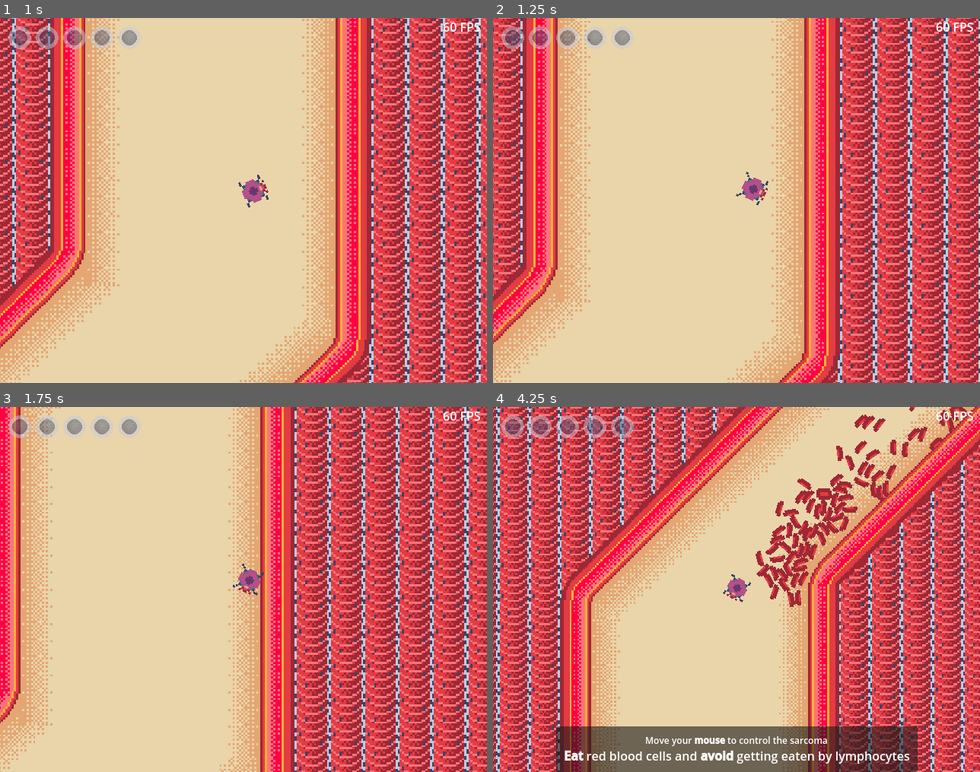
Above: before the commit, frames 1-4 (two rows, left to right).
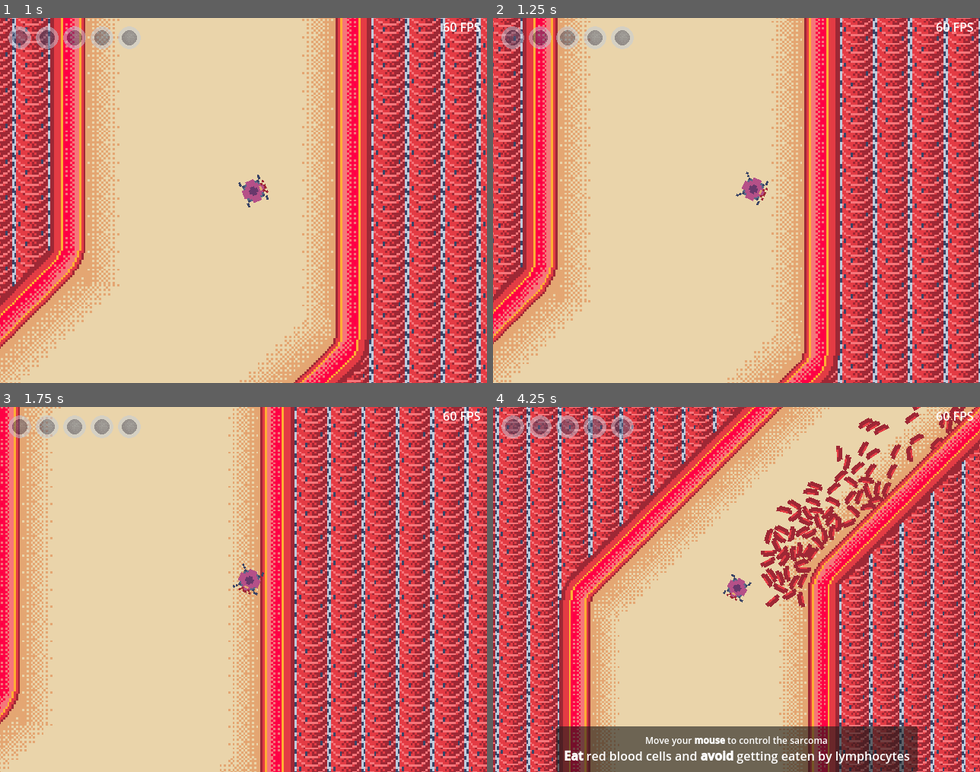
Above: after the commit, the same moments.

Repository: BertrandBordage/Bloody-Sarcoma
Game: Godot game, scene res://level_0.tscn
The game is run twice, just before and just after one commit, with the same random seed, the same clock (stepped at 60 frames per second) and the same inputs. Sound files missing from this copy of the repository are replaced by a short silence.
Inputs (mouse positions are in pixels of both pictures, inside the frame that each line leads up to):
- Up to frame 1 (1 s): move the mouse to (350, 182) at 0.52 s; click (350, 182) at 0.67 s
- Up to frame 2 (1.25 s): no input
- Up to frame 3 (1.75 s): drag from (146, 607) to (277, 582) at 1.27 s
- Up to frame 4 (4.25 s): move the mouse to (785, 509) at 2.02 s; click (785, 509) at 2.17 s; drag from (712, 662) to (590, 534) at 2.77 s; move the mouse to (882, 644) at 3.52 s; click (882, 644) at 3.67 s

Frame 1 is identical in both runs. In frame 2, less than 0.1% of the frame differs, in the area x 0-100%, y 82-83%; in frame 3, 2.2%; in frame 4, 17%, in the area x 0-100%, y 0-100%.

Commit message:
Adjusts chunk areas and camera zoom to avoid losing cells outside of vessel walls.

Diff:
--- a/bodies/cancer_cell.tscn
+++ b/bodies/cancer_cell.tscn
@@ -2207,7 +2207,7 @@
 [node name="Bite" type="AudioStreamPlayer2D" parent="."]
 unique_name_in_owner = true
 stream = ExtResource("11_g7etw")
-volume_db = -10.0
+volume_db = -7.0
 
 [node name="RedBloodCellDead" type="AudioStreamPlayer2D" parent="."]
 unique_name_in_owner = true
--- a/chunks/large_vessel/large_vessel_45deg.tscn
+++ b/chunks/large_vessel/large_vessel_45deg.tscn
@@ -11,4 +11,4 @@
 
 [node name="TilemapEnabler" parent="." instance=ExtResource("2_i8pot")]
 position = Vector2(128, 48)
-scale = Vector2(25.6, 17.6)
+scale = Vector2(38.4, 30.4)
--- a/chunks/large_vessel/large_vessel_horizontal.tscn
+++ b/chunks/large_vessel/large_vessel_horizontal.tscn
@@ -10,4 +10,4 @@
 
 [node name="TilemapEnabler" parent="." instance=ExtResource("2_xhbfh")]
 position = Vector2(128, 64)
-scale = Vector2(25.6, 19.2)
+scale = Vector2(38.4, 32)
--- a/chunks/large_vessel/large_vessel_vertical.tscn
+++ b/chunks/large_vessel/large_vessel_vertical.tscn
@@ -10,4 +10,4 @@
 
 [node name="TilemapEnabler" parent="." instance=ExtResource("2_slgxh")]
 position = Vector2(64, 128)
-scale = Vector2(19.2, 25.6)
+scale = Vector2(32, 38.4)
--- a/chunks/medium_vessel/medium_vessel_45deg.tscn
+++ b/chunks/medium_vessel/medium_vessel_45deg.tscn
@@ -11,4 +11,4 @@
 
 [node name="TilemapEnabler" parent="." instance=ExtResource("2_r2s4e")]
 position = Vector2(128, 64)
-scale = Vector2(25.6, 19.2)
+scale = Vector2(38.4, 32)
--- a/chunks/medium_vessel/medium_vessel_horizontal.tscn
+++ b/chunks/medium_vessel/medium_vessel_horizontal.tscn
@@ -10,4 +10,4 @@
 
 [node name="TilemapEnabler" parent="." instance=ExtResource("2_jpcq3")]
 position = Vector2(128, 48)
-scale = Vector2(25.6, 17.6)
+scale = Vector2(38.4, 30.4)
--- a/chunks/small_vessel/small_vessel_45deg.tscn
+++ b/chunks/small_vessel/small_vessel_45deg.tscn
@@ -11,4 +11,4 @@
 
 [node name="TilemapEnabler" parent="." instance=ExtResource("2_u4bi2")]
 position = Vector2(120, 64)
-scale = Vector2(24.8, 19.2)
+scale = Vector2(37.6, 32)
--- a/chunks/small_vessel/small_vessel_horizontal.tscn
+++ b/chunks/small_vessel/small_vessel_horizontal.tscn
@@ -10,4 +10,4 @@
 
 [node name="TilemapEnabler" parent="." instance=ExtResource("2_mf04e")]
 position = Vector2(128, 32)
-scale = Vector2(25.6, 16)
+scale = Vector2(38.4, 28.8)
--- a/playable_cell_cluster.gd
+++ b/playable_cell_cluster.gd
@@ -2,7 +2,7 @@
 
 const ACCELERATION = 2.0
 const ZOOM_SMOOTHING = 0.998  # 0 < and < 1.
-const MIN_ZOOM = Vector2(1.0, 1.0)
+const MIN_ZOOM = Vector2(1.5, 1.5)
 const MAX_ZOOM = Vector2(3.0, 3.0)
 @onready var initial_zoom = %Camera2D.zoom
 @onready var smoothed_zoom: Vector2 = initial_zoom
--- a/playable_cell_cluster.tscn
+++ b/playable_cell_cluster.tscn
@@ -27,19 +27,16 @@
 
 [node name="LoadedArea" type="Area2D" parent="Camera2D"]
 unique_name_in_owner = true
-visible = false
 collision_layer = 0
 collision_mask = 13
 monitorable = false
 
 [node name="LoadedAreaShape" type="CollisionShape2D" parent="Camera2D/LoadedArea"]
 unique_name_in_owner = true
-visible = false
 shape = SubResource("RectangleShape2D_0i2i1")
 
 [node name="SpawnExclusionShape" type="CollisionPolygon2D" parent="Camera2D"]
 unique_name_in_owner = true
-visible = false
 polygon = PackedVector2Array(-176, -152, 176, -152, 176, 152, -176, 152)
 
 [node name="AudioListener2D" type="AudioListener2D" parent="Camera2D"]
